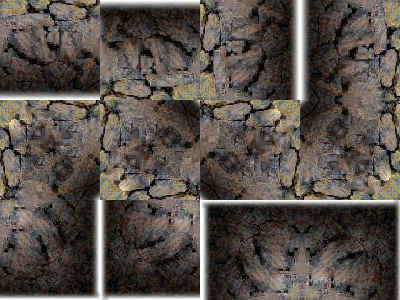
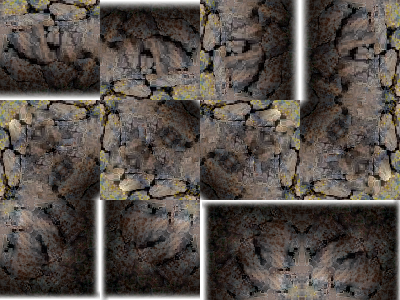
Before/after of a 400px x 300px layered artwork. What changed in the layer stack:
painted on "Entity: rock_wall Top" over (100, 12, 106, 70)
